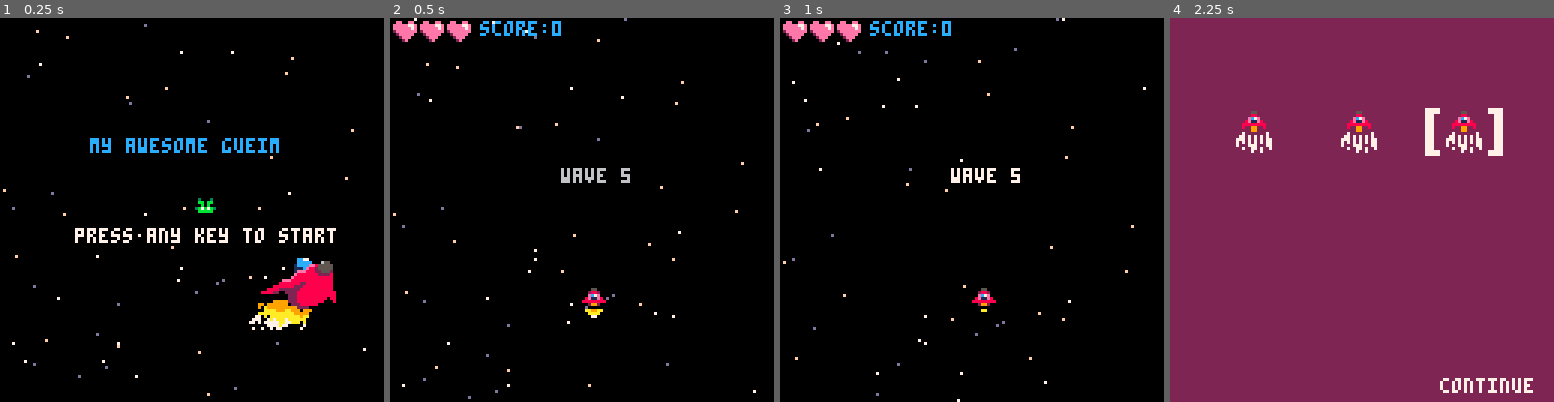
Above: before the commit, frames 1-4 (left to right).
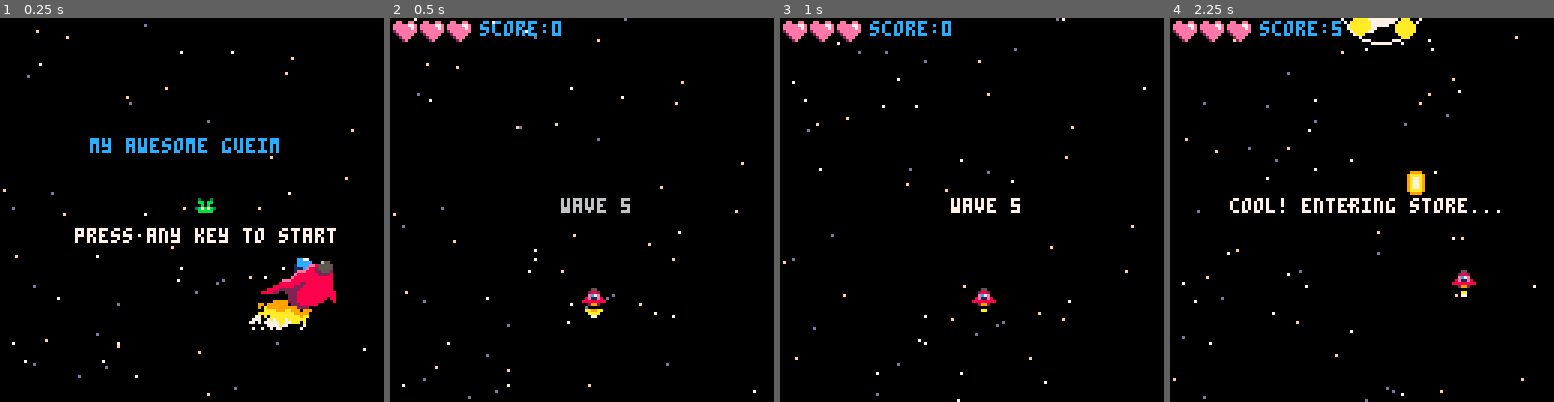
Above: after the commit, the same moments.

Repository: paula-clares/PICO-8-Games
Game: PICO-8 cartridge picocho.p8
Same seed, same stepped clock (60 frames per second), same inputs: the game is played once before the commit and once after it.
Inputs:
- Up to frame 1 (0.25 s): no input
- Up to frame 2 (0.5 s): tap X (X key) at 0.33 s
- Up to frame 3 (1 s): tap O (Z key) at 0.7 s
- Up to frame 4 (2.25 s): tap X (X key) at 1.07, 1.85 s; hold Right 1.6-2.1 s; tap O (Z key) at 1.7, 2.1 s; hold Up from 2.15 s (still down)

Frame 1 is identical in both runs. In frame 2, 0.7% of the frame differs, in the area x 44-63%, y 39-51%; in frame 3, 0.7%; in frame 4, 100%, in the area x 0-100%, y 0-100%.

Commit message:
Store update
-focus update
-focus draw
-basic buy item functionality

Diff:
--- a/picocho.p8
+++ b/picocho.p8
@@ -21,6 +21,7 @@
 	blinkt=0
 	startspr=32
 	startscreen()
+	storeintrotime=45
 
 		--stars
 	stars={}
@@ -46,6 +47,8 @@
 		draw_waveintro()
 	elseif mode=="store" then
 		draw_store()
+	elseif mode=="storeintro" then
+		draw_storeintro()
 	elseif mode=="over" then
 		draw_over()
 	elseif mode=="win" then
@@ -64,6 +67,8 @@
 		update_waveintro()
 	elseif mode=="store" then
 		update_store()
+	elseif mode=="storeintro" then
+		update_storeintro()
 	elseif mode=="over" then
 		update_over()
 	elseif mode=="win" then
@@ -475,7 +480,8 @@
 						if wave%5==0 then
 							--if wave 5 if finished,
 							--enter store
-							init_store()
+							--init_store()
+							mode="storeintro"
 						else
 							nextwave()
 						end
@@ -565,13 +571,21 @@
 	end
 
 	if btnp(🅾️) then
-		option=4
+		option=#options
 	end
 
 	if option<1 then
 		option=1
-	elseif option>4 then
-		option=4
+	elseif option>#options then
+		option=#options
+	end
+end
+
+function update_storeintro()
+	update_game()
+	storeintrotime-=1
+	if storeintrotime<0 then
+		init_store()
 	end
 end
 -->8
@@ -697,7 +711,7 @@
 function draw_waveintro()
 	draw_game()
 	print(
-		"wave "..wave,57,50,blink())
+		"wave "..wave,57,60,blink())
 end
 
 function draw_win()
@@ -711,7 +725,15 @@
 
 function draw_store()
 	cls(2)
+	print("score:"..score,1,1,12)
 	drawoptions()
+end
+
+function draw_storeintro()
+	draw_game()
+	print(
+		"cool! entering store..."
+		,20,60,blink())
 end
 -->8
 -- waves and enemies
@@ -803,12 +825,14 @@
 	cls(2)
 	mode="store"
 	items={}
-	focus={x=0,y=0,visible=false}
 	option=4
 	options={
-		{act="item",spr=25,x=20,y=30},
-		{act="item",spr=25,x=55,y=30},
-		{act="item",spr=25,x=90,y=30},
+		{act="item",spr=25,x=20,y=30,
+			cost=10,desc="dash"},
+		{act="item",spr=25,x=55,y=30,
+			cost=10,desc="dash"},
+		{act="item",spr=25,x=90,y=30,
+			cost=10,desc="dash"},
 		{act="continue",x=90,y=120,
 		w=1,h=1}
 	}
@@ -816,6 +840,7 @@
 
 function exit_store()
 	mode="game"
+	storeintrotime=45
 	nextwave()
 end
 
@@ -827,6 +852,8 @@
 				spr(23, v.x-8, v.y, 1, 2,
 					true)
 				spr(23, v.x+16, v.y, 1, 2)
+				print(v.cost,v.x+4,v.y+17)
+				print(v.desc,v.x-8,v.y+30)
 			end
 		end
 		if v.act=="continue" then
@@ -841,9 +868,17 @@
 end
 
 function selectoption()
-	if options[option].act
-		=="continue" then
-			exit_store()
+local selopt=options[option]
+	if selopt.act=="continue" then
+		exit_store()
+	elseif selopt.act=="item" then
+		--buy item (or try)
+		if score>=selopt.cost then
+			score-=selopt.cost
+			del(options,selopt)
+			option=#options
+		else
+		end
 	end
 end
 __gfx__
